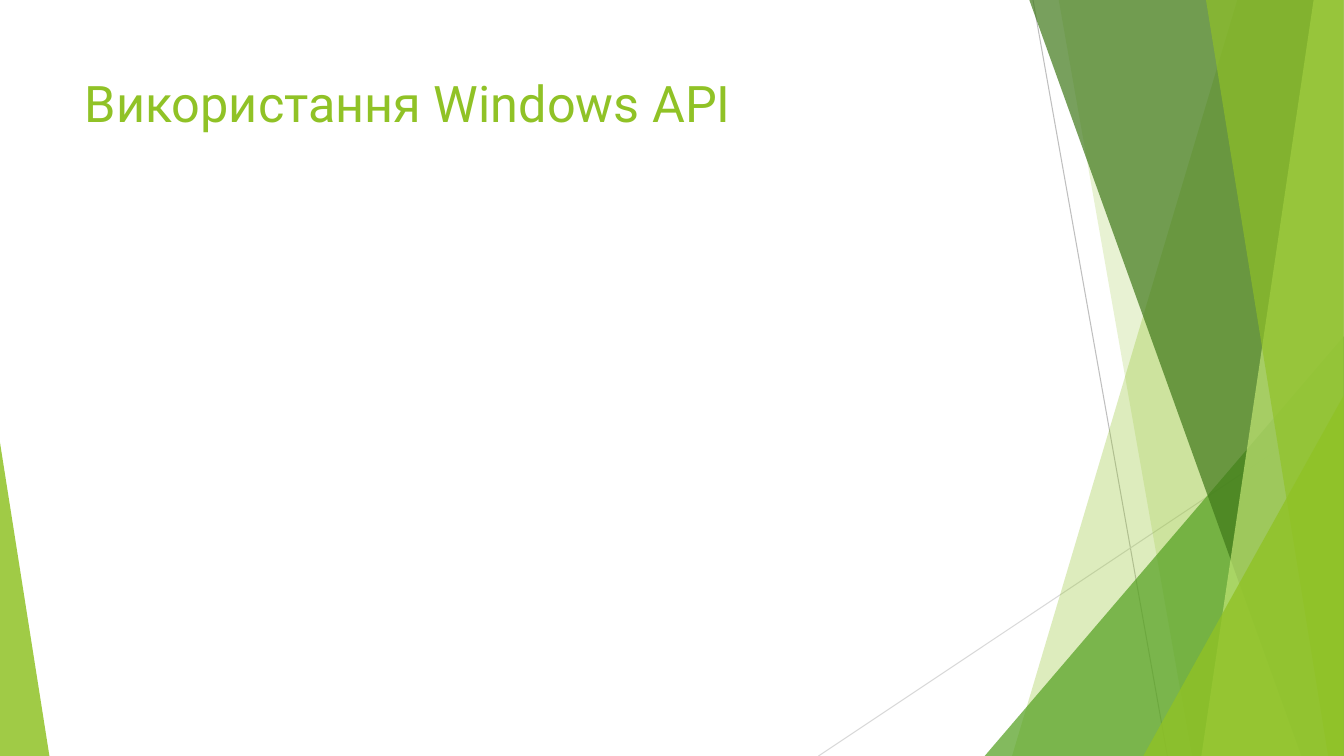
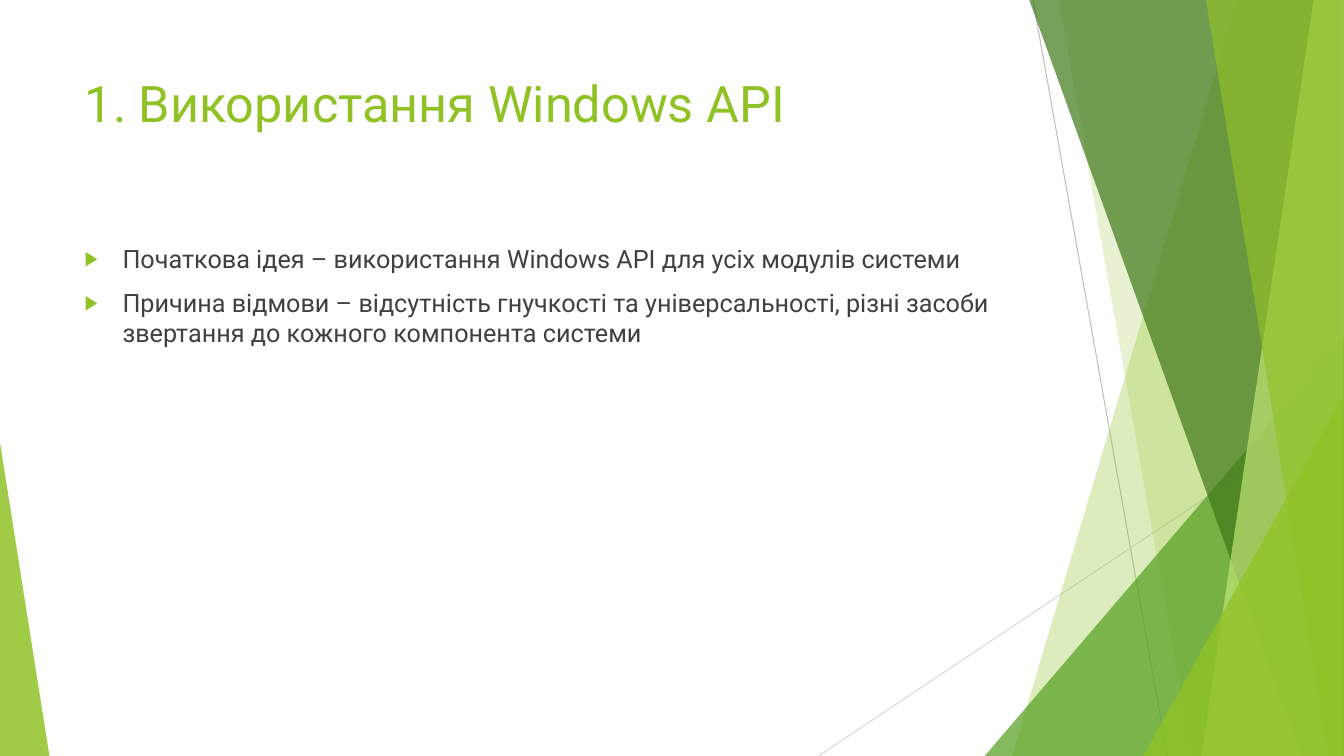
Before and after one commit to BohdanRozov/Boida27, a slide deck: slide 9 of Курсова робота на тему.pptx (slide 8 before the commit). Drawn at 1344x756 pixels with LibreOffice and Linux fonts; fonts in the diff are those of the drawing. Boxes give left, top, right and bottom in pixels: in the first picture for what was removed or moved away, otherwise in the second. Text is boxed around its words. In the diff, an @@ line names an element or a change of style, - is before the commit and + after.

```diff
--- a/Курсова робота на тему.pptx
+++ b/Курсова робота на тему.pptx
@@ title at [85, 84, 784, 133]: text changed @@
-Використання Windows API
+1. Використання Windows API
@@ text added at [123, 249, 988, 347], 18 pt, text #404040 @@
+▶ Початкова ідея – використання Windows API для усіх модулів системи
+▶ Причина відмови – відсутність гнучкості та універсальності, різні засоби звертання до кожного компонента системи
```
Also in this commit, not shown: 2 other slides changed, 3 slides added.
